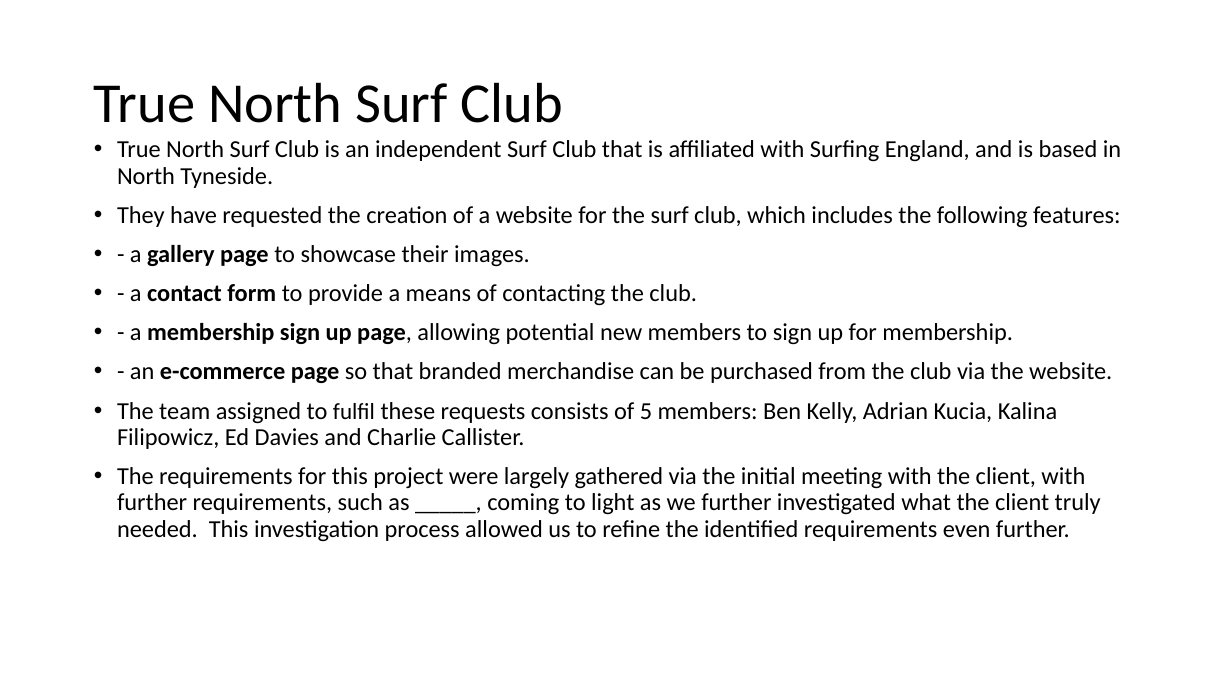
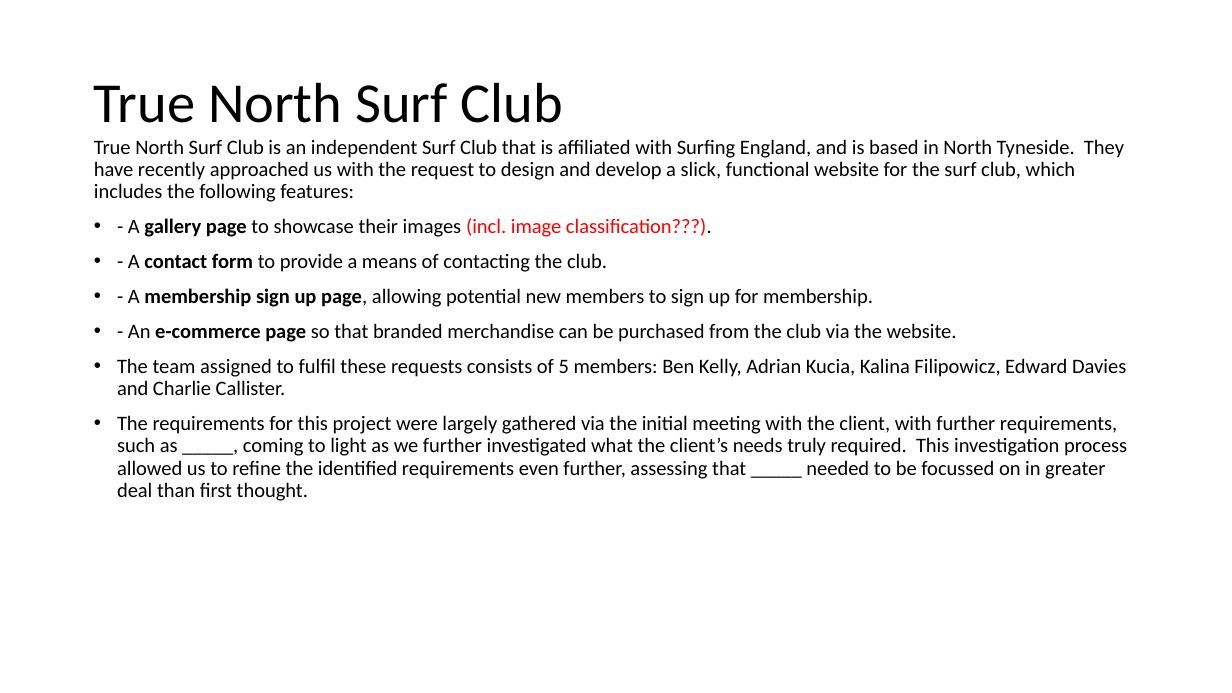
Before and after one commit to benkelly2/KV6002, a slide deck: slide 2 of KV6002_21 TOR Presentation.pptx. Drawn at 1232x693 pixels with LibreOffice and Linux fonts; fonts in the diff are those of the drawing. Boxes give left, top, right and bottom in pixels: in the first picture for what was removed or moved away, otherwise in the second. Text is boxed around its words. In the diff, an @@ line names an element or a change of style, - is before the commit and + after.

```diff
--- a/KV6002_21 TOR Presentation.pptx
+++ b/KV6002_21 TOR Presentation.pptx
@@ text at box(94, 139, 1127, 501): text changed; size 19 to 16 pt @@
-• True North Surf Club is an independent Surf Club that is affiliated with Surfing England, and is based in North Tyneside.
-• They have requested the creation of a website for the surf club, which includes the following features:
-• - a gallery page to showcase their images.
-• - a contact form to provide a means of contacting the club.
-• - a membership sign up page, allowing potential new members to sign up for membership.
-• - an e-commerce page so that branded merchandise can be purchased from the club via the website.
-• The team assigned to fulfil these requests consists of 5 members: Ben Kelly, Adrian Kucia, Kalina Filipowicz, Ed Davies and Charlie Callister.
-• The requirements for this project were largely gathered via the initial meeting with the client, with further requirements, such as _____, coming to light as we further investigated what the client truly needed. This investigation process allowed us to refine the identified requirements even further.
+True North Surf Club is an independent Surf Club that is affiliated with Surfing England, and is based in North Tyneside. They have recently approached us with the request to design and develop a slick, functional website for the surf club, which includes the following features:
+• - A gallery page to showcase their images (incl. image classification???).
+• - A contact form to provide a means of contacting the club.
+• - A membership sign up page, allowing potential new members to sign up for membership.
+• - An e-commerce page so that branded merchandise can be purchased from the club via the website.
+• The team assigned to fulfil these requests consists of 5 members: Ben Kelly, Adrian Kucia, Kalina Filipowicz, Edward Davies and Charlie Callister.
+• The requirements for this project were largely gathered via the initial meeting with the client, with further requirements, such as _____, coming to light as we further investigated what the client’s needs truly required. This investigation process allowed us to refine the identified requirements even further, assessing that _____ needed to be focussed on in greater deal than first thought.
```
Also in this commit, not shown: 2 other slides changed, 2 slides added, 1 slide removed.
